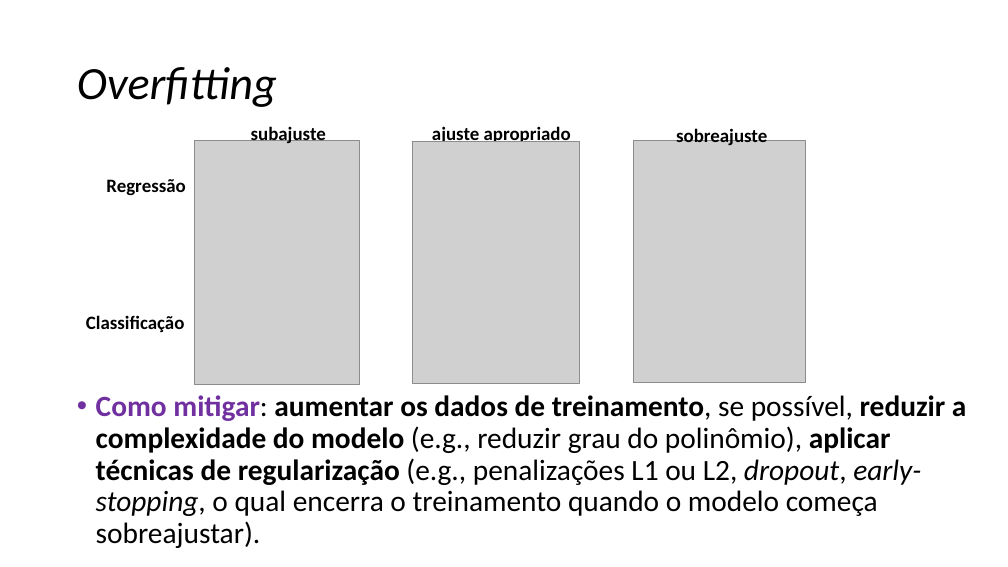
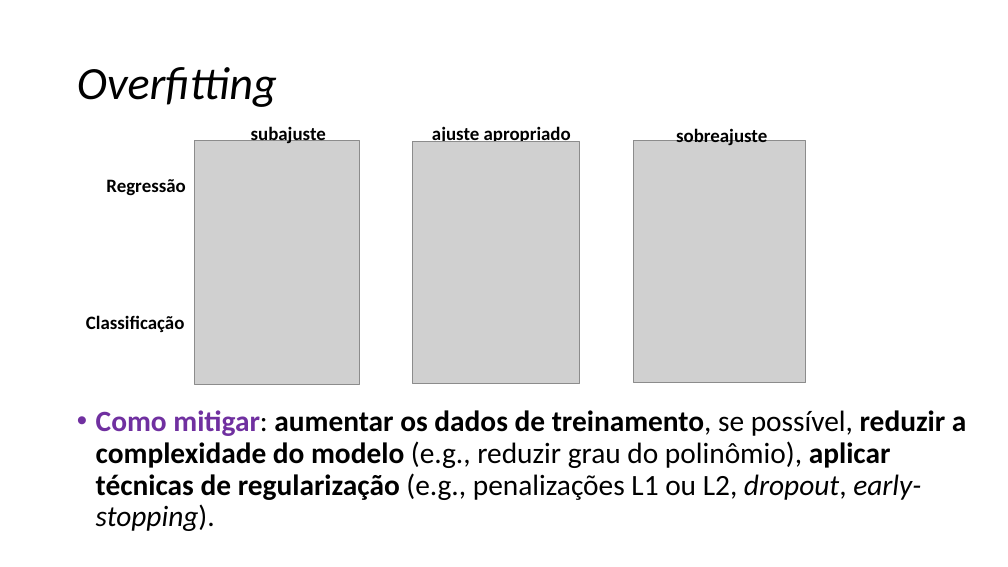
Before and after one commit to zz4fap/c24_inteligencia_artificial, a slide deck: slide 70 of slides/C24_Regressão.pptx. Drawn at 1008x567 pixels with LibreOffice and Linux fonts; fonts in the diff are those of the drawing; grey boxes stand for pictures. Boxes give left, top, right and bottom in pixels: in the first picture for what was removed or moved away, otherwise in the second. Text is boxed around its words. In the diff, an @@ line names an element or a change of style, - is before the commit and + after.

Commit message:
update of slides

```diff
--- a/slides/C24_Regressão.pptx
+++ b/slides/C24_Regressão.pptx
@@ text at <box>96,410,966,531</box>: text changed; bold on @@
-• Como mitigar: aumentar os dados de treinamento, se possível, reduzir a complexidade do modelo (e.g., reduzir grau do polinômio), aplicar técnicas de regularização (e.g., penalizações L1 ou L2, dropout, early-stopping, o qual encerra o treinamento quando o modelo começa sobreajustar).
+• Como mitigar: aumentar os dados de treinamento, se possível, reduzir a complexidade do modelo (e.g., reduzir grau do polinômio), aplicar técnicas de regularização (e.g., penalizações L1 ou L2, dropout, early-stopping).
```
Also in this commit, not shown: 11 other slides changed, 1 other file.
